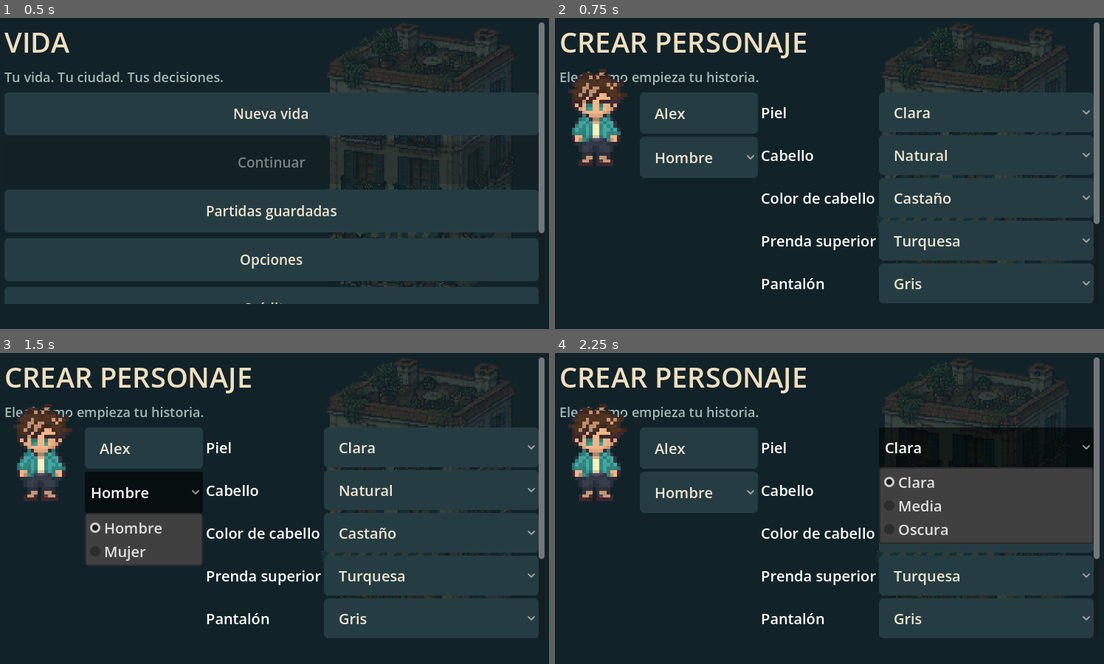
Above: before the commit, frames 1-4 (two rows, left to right).
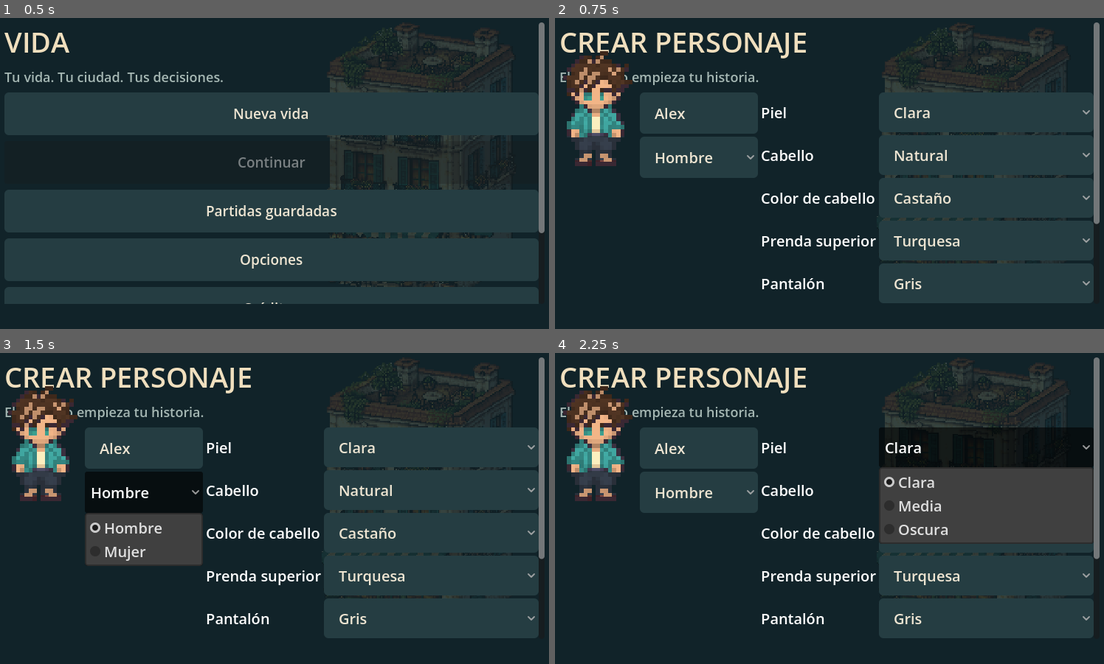
Above: after the commit, the same moments.

Repository: AgustinWojtyszyn/Life--simulador-de-vida
Game: Godot game, scene res://scenes/app.tscn
The game is run twice, just before and just after one commit, with the same random seed, the same clock (stepped at 60 frames per second) and the same inputs.
Inputs:
- Up to frame 1 (0.5 s): no input
- Up to frame 2 (0.75 s): click "Nueva vida" at 0.5 s
- Up to frame 3 (1.5 s): click "Hombre" at 1.25 s
- Up to frame 4 (2.25 s): click "Clara" at 2 s

Frame 1 is identical in both runs. In frame 2, 2.1% of the frame differs, in the area x 1-15%, y 10-48%; in frame 3, 2.1%; in frame 4, 2.1%.

Commit message:
style: increase character scale for world readability

Diff:
--- a/scripts/character_visual.gd
+++ b/scripts/character_visual.gd
@@ -83,7 +83,7 @@
 	if not bounds_cache.has(reference_path):
 		bounds_cache[reference_path] = load(reference_path).get_image().get_used_rect()
 	var standing: Rect2 = bounds_cache[reference_path]
-	sprite.scale = Vector2.ONE * (44.0 / maxf(1, standing.size.y))
+	sprite.scale = Vector2.ONE * (52.0 / maxf(1, standing.size.y))
 	sprite.position = Vector2((texture.get_width() * 0.5 - rect.get_center().x) * sprite.scale.x, (texture.get_height() * 0.5 - rect.end.y) * sprite.scale.y)
 	sprite.rotation = 0.0
 	if state == "seated":
